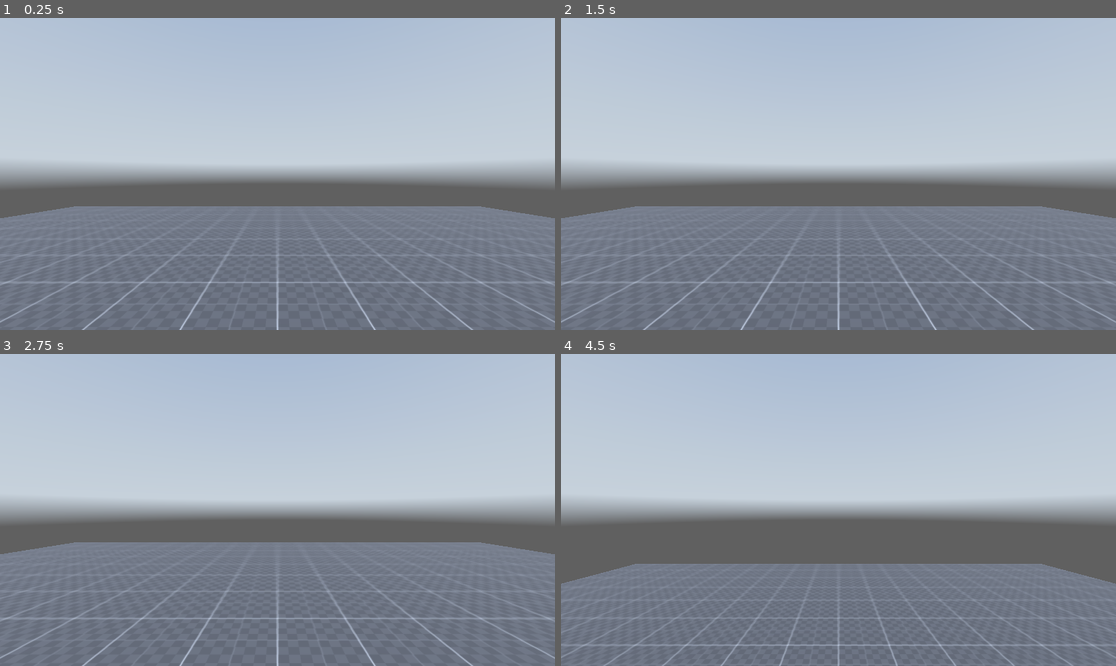
Above: before the commit, frames 1-4 (two rows, left to right).
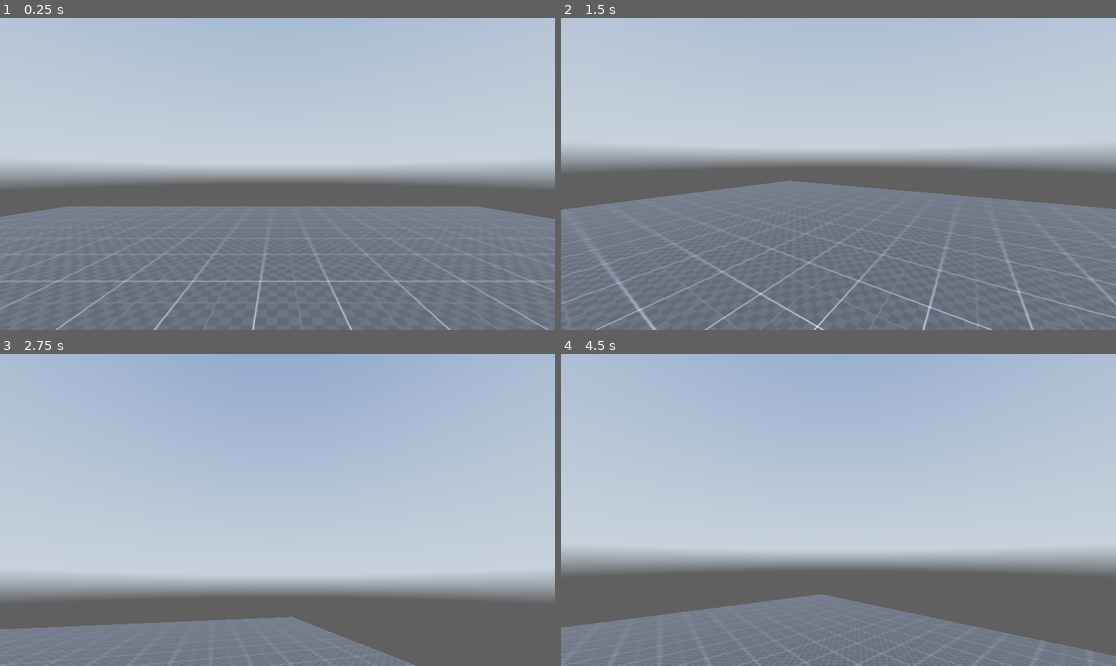
Above: after the commit, the same moments.

Repository: futureradius/archparc
Game: Godot game, scene res://scenes/test_scene_3d.tscn
Two runs of this game, one before a commit and one after it. Both use one fixed random seed, a clock stepped at 60 frames per second and the inputs below. A sky picture missing from this copy of the repository is replaced by a grey-blue gradient.
Inputs (mouse positions are in pixels of both pictures, inside the frame that each line leads up to):
- Up to frame 1 (0.25 s): no input
- Up to frame 2 (1.5 s): tap Enter (ui_accept) at 0.5, 0.6 s; move the mouse to (960, 158) at 0.52 s; hold D (right) 0.53-1.28 s; tap Space (jump) at 0.77, 0.8, 1.07, 1.35 s; move the mouse to (727, 189) at 1.27 s; hold S (backward) from 1.28 s (still down)
- Up to frame 3 (2.75 s): tap Space (jump) at 1.52, 1.82, 2.3 s; tap Enter (ui_accept) at 1.55, 2.1 s; move the mouse to (333, 441) at 2.02 s; release S (backward) at 2.03 s; hold D (right) from 2.03 s (still down)
- Up to frame 4 (4.5 s): move the mouse to (810, 572) at 2.77 s; release D (right) at 2.78 s; hold W (forward) 2.78-3.53 s; tap Enter (ui_accept) at 2.85, 4.35 s; tap Space (jump) at 3.02, 3.32, 3.6, 3.77, 4.07 s; move the mouse to (1005, 556) at 3.52 s; hold A (left) from 3.53 s (still down); move the mouse to (672, 463) at 4.27 s

The runs differ from the first frame. In frame 1, 2.0% of the frame differs, in the area x 0-100%, y 60-100%; in frame 2, 17%; in frame 3, 41%, in the area x 0-100%, y 47-100%; in frame 4, 36%.

Commit message:
Redid FPS Controler and added webdeploy

Diff:
--- a/project.godot
+++ b/project.godot
@@ -18,23 +18,27 @@
 [input]
 
 forward={
-"deadzone": 0.2,
+"deadzone": 0.0,
 "events": [Object(InputEventKey,"resource_local_to_scene":false,"resource_name":"","device":-1,"window_id":0,"alt_press …(192 unchanged characters)…
+, Object(InputEventKey,"resource_local_to_scene":false,"resource_name":"","device":-1,"window_id":0,"alt_pressed":false,"shift_pressed":false,"ctrl_pressed":false,"meta_pressed":false,"pressed":false,"keycode":0,"physical_keycode":4194320,"key_label":0,"unicode":0,"location":0,"echo":false,"script":null)
 ]
 }
 backward={
 "deadzone": 0.2,
 "events": [Object(InputEventKey,"resource_local_to_scene":false,"resource_name":"","device":-1,"window_id":0,"alt_press …(192 unchanged characters)…
+, Object(InputEventKey,"resource_local_to_scene":false,"resource_name":"","device":-1,"window_id":0,"alt_pressed":false,"shift_pressed":false,"ctrl_pressed":false,"meta_pressed":false,"pressed":false,"keycode":0,"physical_keycode":4194322,"key_label":0,"unicode":0,"location":0,"echo":false,"script":null)
 ]
 }
 left={
 "deadzone": 0.2,
 "events": [Object(InputEventKey,"resource_local_to_scene":false,"resource_name":"","device":-1,"window_id":0,"alt_press …(191 unchanged characters)…
+, Object(InputEventKey,"resource_local_to_scene":false,"resource_name":"","device":-1,"window_id":0,"alt_pressed":false,"shift_pressed":false,"ctrl_pressed":false,"meta_pressed":false,"pressed":false,"keycode":0,"physical_keycode":4194319,"key_label":0,"unicode":0,"location":0,"echo":false,"script":null)
 ]
 }
 right={
 "deadzone": 0.2,
 "events": [Object(InputEventKey,"resource_local_to_scene":false,"resource_name":"","device":-1,"window_id":0,"alt_press …(192 unchanged characters)…
+, Object(InputEventKey,"resource_local_to_scene":false,"resource_name":"","device":-1,"window_id":0,"alt_pressed":false,"shift_pressed":false,"ctrl_pressed":false,"meta_pressed":false,"pressed":false,"keycode":0,"physical_keycode":4194321,"key_label":0,"unicode":0,"location":0,"echo":false,"script":null)
 ]
 }
 jump={
@@ -49,7 +53,7 @@
 }
 sprint={
 "deadzone": 0.2,
-"events": [Object(InputEventKey,"resource_local_to_scene":fa …(140 unchanged characters)… d":false,"keycode":0,"physical_keycode":32,"key_label":0,"unicode":32,"location":0,"echo":false,"script":null)
+"events": [Object(InputEventKey,"resource_local_to_scene":fa …(140 unchanged characters)… d":false,"keycode":0,"physical_keycode":4194325,"key_label":0,"unicode":0,"location":0,"echo":false,"script":null)
 ]
 }
 
@@ -57,3 +61,4 @@
 
 renderer/rendering_method="gl_compatibility"
 renderer/rendering_method.mobile="gl_compatibility"
+textures/vram_compression/import_etc2_astc=true
--- a/scenes/test_scene_3d.tscn
+++ b/scenes/test_scene_3d.tscn
@@ -2,7 +2,7 @@
 
 [ext_resource type="Texture2D" uid="uid://cd23vhwvn17n2" path="res://textures/dev/grids/Dark/texture_07.png" id="1_4e5rn"]
 [ext_resource type="Texture2D" uid="uid://d32vqxbaj5ivu" path="res://hdris/kloofendal_48d_partly_cloudy_puresky_2k.hdr" id="2_wqy3b"]
-[ext_resource type="Script" uid="uid://d1i3ebhie47rh" path="res://scripts/playerController.gd" id="3_wqy3b"]
+[ext_resource type="Script" uid="uid://dxwn8p8klcf8w" path="res://scripts/Player_Controler.gd" id="3_wqy3b"]
 
 [sub_resource type="StandardMaterial3D" id="StandardMaterial3D_xpt42"]
 albedo_texture = ExtResource("1_4e5rn")
@@ -33,21 +33,21 @@
 
 [node name="environment" type="Node3D" parent="."]
 
-[node name="DirectionalLight3D" type="DirectionalLight3D" parent="environment"]
-transform = Transform3D(-0.866023, -0.433016, 0.250001, 0, 0.499998, 0.866027, -0.500003, 0.749999, -0.43301, 0, 0, 0)
-shadow_enabled = true
-
 [node name="WorldEnvironment" type="WorldEnvironment" parent="environment"]
 environment = SubResource("Environment_r1o4l")
 
-[node name="playerController" type="CharacterBody3D" parent="."]
+[node name="DirectionalLight3D" type="DirectionalLight3D" parent="environment"]
+transform = Transform3D(-0.866024, -0.433016, 0.250001, 0, 0.499998, 0.866026, -0.500003, 0.749999, -0.43301, 0, 0, 0)
+shadow_enabled = true
+
+[node name="CharacterBody3D" type="CharacterBody3D" parent="."]
 script = ExtResource("3_wqy3b")
 
-[node name="CollisionShape3D" type="CollisionShape3D" parent="playerController"]
+[node name="CollisionShape3D" type="CollisionShape3D" parent="CharacterBody3D"]
 transform = Transform3D(1, 0, 0, 0, 1, 0, 0, 0, 1, 0, 1, 0)
 shape = SubResource("CapsuleShape3D_wqy3b")
 
-[node name="head" type="Node3D" parent="playerController"]
-transform = Transform3D(1, 0, 0, 0, 1, 0, 0, 0, 1, 0, 1.6, 0)
+[node name="Head Pivot" type="Node3D" parent="CharacterBody3D"]
+transform = Transform3D(1, 0, 0, 0, 1, 0, 0, 0, 1, 0, 1.58373, 0)
 
-[node name="Camera3D" type="Camera3D" parent="playerController/head"]
+[node name="Camera3D" type="Camera3D" parent="CharacterBody3D/Head Pivot"]
--- /dev/null
+++ b/scripts/Player_Controler.gd
@@ -0,0 +1,64 @@
+extends CharacterBody3D
+
+
+const SPEED = 3.0
+const JUMP_VELOCITY = 3.50
+const gravtiy = 9.8
+var mouse_sensitivity = 0.0025
+
+#head bob properties
+var headbob_frequency = 3.4
+var heafbob_amplitude = 0.5#0.04
+var headbob_side_to_side_strength = .5
+var headbob_time = 0.0
+
+@onready var head = $"Head Pivot"
+@onready var camera = $"Head Pivot/Camera3D"
+
+
+func _ready() -> void:
+	Input.set_mouse_mode(Input.MOUSE_MODE_CAPTURED)
+
+func _unhandled_input(event: InputEvent) -> void:
+	if event is InputEventMouseMotion:
+		head.rotate_y(-event.relative.x * mouse_sensitivity)
+		camera.rotate_x(-event.relative.y * mouse_sensitivity)
+		camera.rotation.x = clamp(camera.rotation.x, deg_to_rad(-90), deg_to_rad(90))
+
+func _physics_process(delta) -> void:
+
+	# Add the gravity.
+	if not is_on_floor():
+		velocity += get_gravity() * delta
+
+	# Handle jump.
+	if Input.is_action_just_pressed("jump") and is_on_floor():
+		velocity.y = JUMP_VELOCITY
+
+	# Get the input direction and handle the movement/deceleration.
+	# As good practice, you should replace UI actions with custom gameplay actions.
+	var input_dir = Input.get_vector("left", "right", "forward", "backward")
+	var direction = (head.transform.basis * Vector3(input_dir.x, 0, input_dir.y)).normalized()
+
+	if is_on_floor():
+		if direction:
+			velocity.x = direction.x * SPEED
+			velocity.z = direction.z * SPEED
+		else:
+			velocity.x = 0
+			velocity.z = 0
+
+
+
+	#Add headbob to the camera
+	headbob_time = headbob_time + (delta * velocity.length() * float(is_on_floor()))
+	camera.transform.origin = headbob(headbob_time)
+
+	move_and_slide()
+
+func headbob(time) -> Vector3:
+	var pos = Vector3.ZERO
+	pos.y = sin(time * headbob_frequency) * heafbob_amplitude
+	#Side to side headbob: freq / 2 so that every second "step" is on the left, alternating from l to r
+	pos.x = cos(time * headbob_frequency / 2) * heafbob_amplitude * headbob_side_to_side_strength
+	return pos
--- a/scripts/playerController.gd
+++ /dev/null
@@ -1,39 +0,0 @@
-extends CharacterBody3D
-
-
-var current_speed: float
-
-@export var sprinting_speed: float = 5
-@export var walking_speed: float = 3
-@export var crouching_speed: float = 1
-
-@export var jump_velocity: float = 4.5
-
-# get gravity from project settings
-var gravity = ProjectSettings.get_setting("physics/3d/default_gravity")
-
-
-func _physics_process(delta: float):
-
-
-	# add the gravity
-	if not is_on_floor():
-		velocity.y -= gravity * delta
-
-	# Handle jump
-	if Input.is_action_just_pressed("ui_accept") and is_on_floor():
-		velocity.y = jump_velocity
-
-	# get input direction and handle the input/ decelleration
-	# as good practice you should replace ui actions with custom gameplay actions
-	var input_dir = Input.get_vector("ui_left", "ui_right", "ui_up", "ui_down")
-	var direction = (transform.basis * Vector3(input_dir.x, 0, input_dir.y)).normalized()
-
-	if direction:
-		velocity.x = direction.x * current_speed
-		velocity.z = direction.z * current_speed
-	else:
-		velocity.x = move_toward(velocity.x, 0, current_speed)
-		velocity.z = move_toward(velocity.z, 0, current_speed)
-
-	move_and_slide()
Not shown, added: export_presets.cfg
Not shown, added: scripts/Player_Controler.gd.uid
Not shown, removed: scripts/playerController.gd.uid
Binary file added: webdeploy/Archparc.apple-touch-icon.png
Not shown, added: webdeploy/Archparc.apple-touch-icon.png.import
Binary file added: webdeploy/Archparc.icon.png
Not shown, added: webdeploy/Archparc.icon.png.import
Binary file added: webdeploy/Archparc.png
Not shown, added: webdeploy/Archparc.png.import
Not shown, added: webdeploy/Archparc.audio.position.worklet.js
Not shown, added: webdeploy/Archparc.audio.worklet.js
Not shown, added: webdeploy/Archparc.html
(and 3 more such lines)
